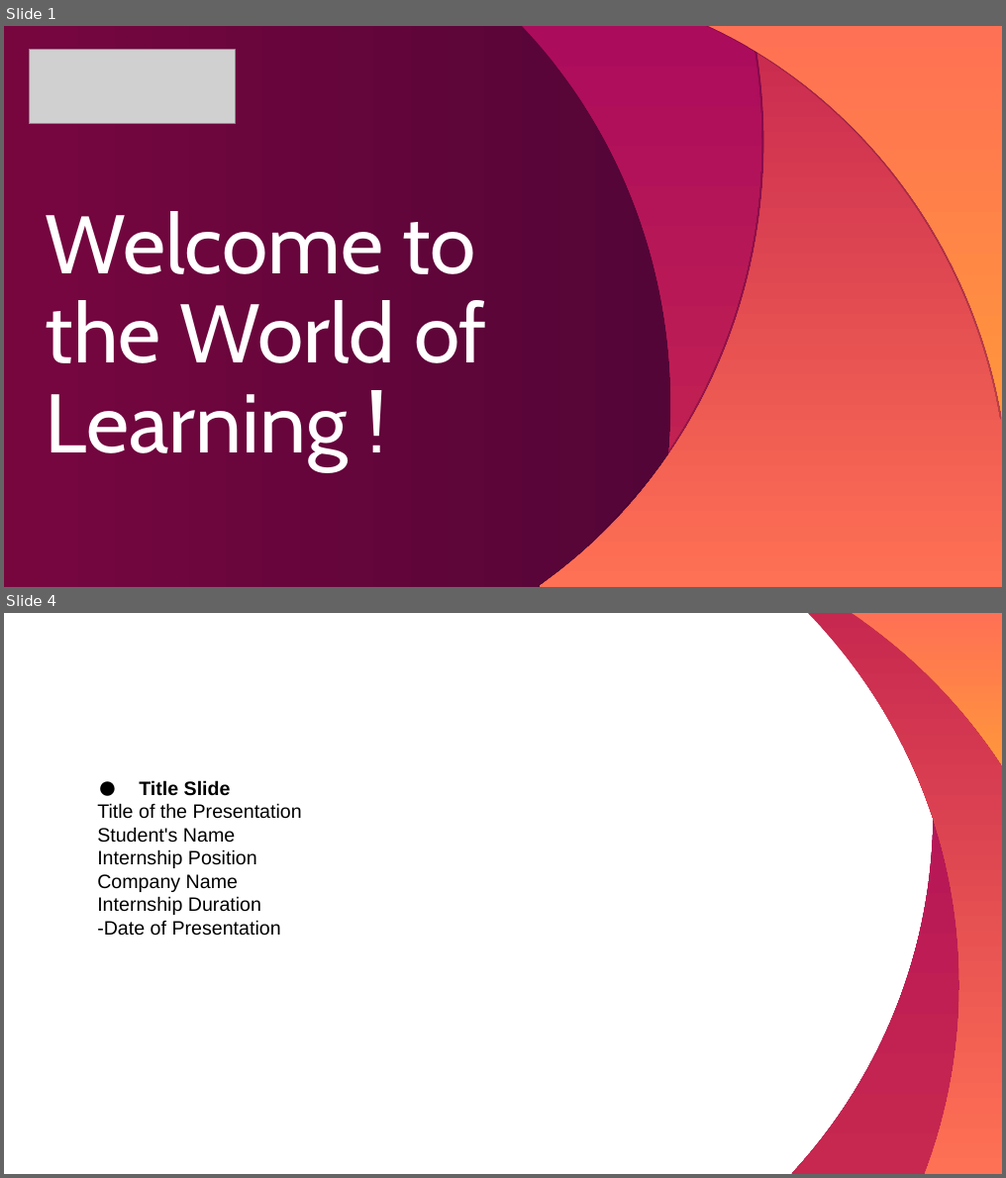
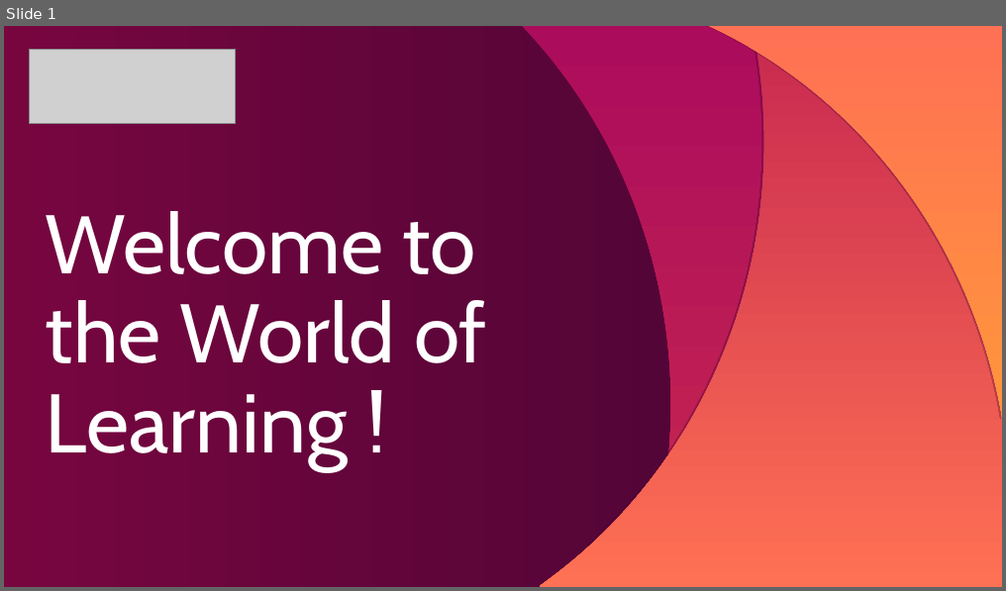
Before and after one commit to lightning-mcqueen01/HTML-basic, a slide deck: week 5/js/Template_internship_Viva2024(1).ppt. Shown one above the other, each under a label of ours: slides 1 and 4 before the commit, slide 1 after it; the slides between them are not shown. The pictures are 1006x1178 and 1006x591 pixels, drawn with LibreOffice and Linux fonts; fonts in the diff are those of the drawing; grey boxes stand for pictures. Boxes give left, top, right and bottom in pixels: in the first picture for what was removed or moved away, otherwise in the second. Text is boxed around its words. In the diff, an @@ line names an element or a change of style, - is before the commit and + after.

```diff
--- a/week 5/js/Template_internship_Viva2024(1).ppt
+++ b/week 5/js/Template_internship_Viva2024(1).ppt
@@ slide 4 removed at <box>4,613,1002,1174</box>, background #FFFFFF @@
@@ freeform shape removed at <box>791,613,1002,1174</box> @@
@@ freeform shape removed at <box>808,613,1002,1174</box> @@
@@ freeform shape removed at <box>851,613,1002,764</box> @@
@@ text removed at <box>97,780,302,936</box> @@
-● Title Slide
-Title of the Presentation
-Student's Name
-Internship Position
-Company Name
-Internship Duration
--Date of Presentation
```
Also in this commit, not shown: 1 slide changed, 14 slides added, 6 other slides removed, 31 other files.
